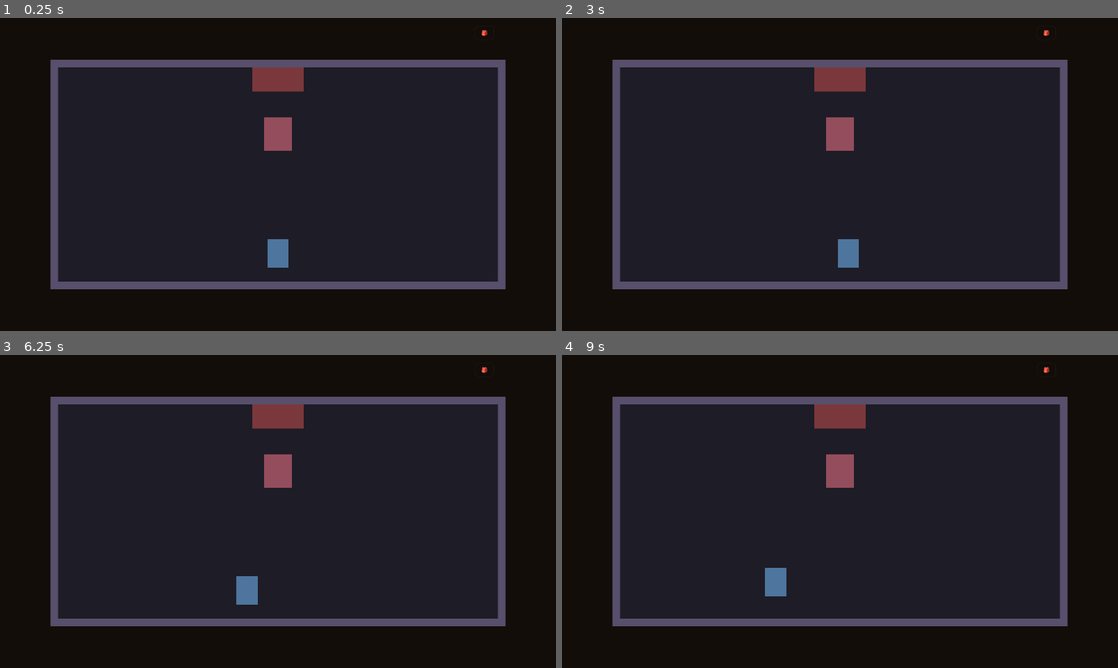
Above: before the commit, frames 1-4 (two rows, left to right).
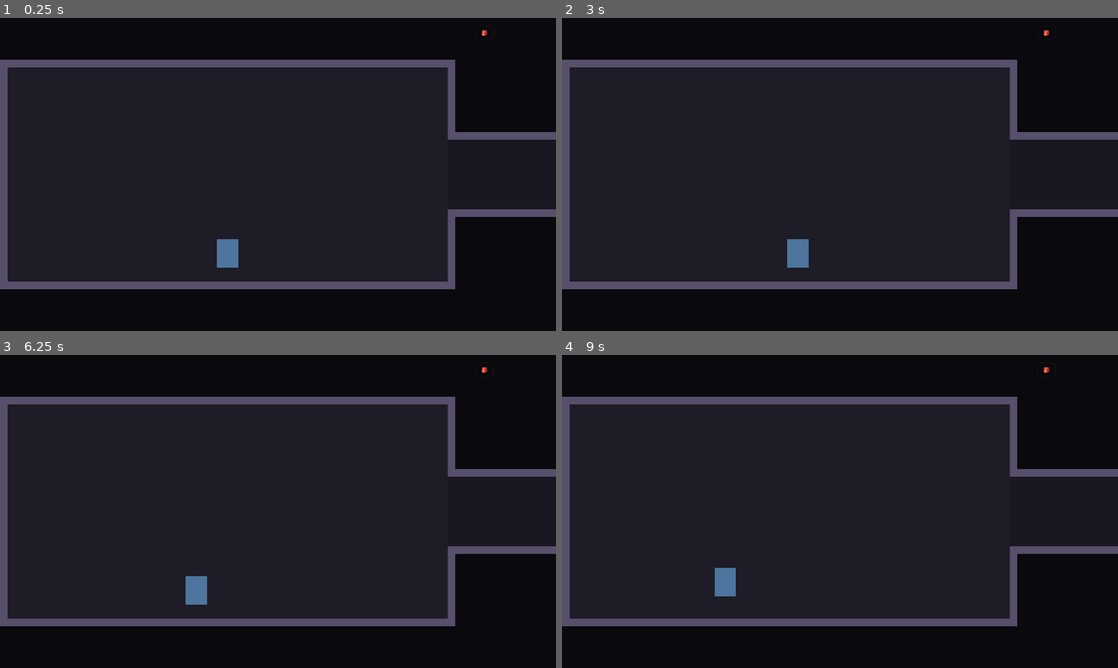
Above: after the commit, the same moments.

Repository: mikechin/Nice
Game: Godot game, scene res://scenes/screens/crawl_room.tscn
Two runs of this game, one before a commit and one after it. Both use one fixed random seed, a clock stepped at 60 frames per second and the inputs below. This scene is started directly instead of the project's main scene.
Inputs (mouse positions are in pixels of both pictures, inside the frame that each line leads up to):
- Up to frame 1 (0.25 s): no input
- Up to frame 2 (3 s): click "🎒 Bag (B)" at 0.5 s; click "Done" at 1.25 s; tap Enter (ui_accept) at 2, 2.27 s; move the mouse to (962, 158) at 2.02 s; hold Right (ui_right) 2.03-2.75 s; tap B at 2.1 s; click (962, 158) at 2.17 s; click "Done" at 2.75 s
- Up to frame 3 (6.25 s): tap Enter (ui_accept) at 3.5, 4.25, 6.02 s; drag from (166, 527) to (278, 417) at 3.52 s; move the mouse to (333, 442) at 4.27 s; hold Right (ui_right) 4.28-5 s; tap B at 4.35, 5.85 s; tap A at 5, 5.75 s; drag from (250, 574) to (278, 470) at 5.02 s; move the mouse to (444, 558) at 5.77 s; hold Left (ui_left) from 5.78 s (still down)
- Up to frame 4 (9 s): release Left (ui_left) at 6.5 s; drag from (673, 464) to (756, 433) at 6.52 s; tap Enter (ui_accept) at 7.25 s; move the mouse to (867, 511) at 7.27 s; hold Down (ui_down) 7.28-8 s; tap B at 7.35, 8.85 s; click (867, 511) at 7.42 s; drag from (756, 433) to (728, 527) at 8.02 s; move the mouse to (962, 495) at 8.77 s; hold Up (ui_up) from 8.78 s (still down)

The runs differ from the first frame. In frame 1, 12% of the frame differs, in the area x 0-100%, y 13-87%; in frame 2, 12%; in frame 3, 12%; in frame 4, 12%.

Commit message:
Expand the crawl into two rooms with a scrolling camera
The crawl was a single room that fit the 1920×1080 frame. Now it's a start
room → corridor → far room laid out ~3.5k px wide, so crossing end to end
scrolls the view.

- world_wall_rects(): a pure helper that boxes both rooms but leaves the
  corridor mouth open at mid-height (and caps the corridor top/bottom so you
  can't leak out of the passage).
- The extraction door + Warden move to the far room, so a full run means
  crossing the whole world — which also racks up more random encounters (and
  thus more loot) on the way.
- A hero-parented Camera2D with smoothing and world-bounded limit_* follows
  the hero and never scrolls past the walls. The world is shorter than the
  viewport vertically, so it's effectively a horizontal scroll; a dark backdrop
  plate fills the area revealed above/below the rooms.

Tests: world wider than the viewport, world_wall_rects boxes both rooms (12
walls), the corridor mouth connects them, the camera tracks the hero with world
limits, and the exit + warden live in the far room. Full suite 667/667 green.

Co-Authored-By: Claude Opus 4.8 <noreply@anthropic.com>

Diff:
--- a/godot-project/src/crawl/crawl_room.gd
+++ b/godot-project/src/crawl/crawl_room.gd
@@ -1,30 +1,43 @@
 ## CrawlRoom — the spatial dungeon-crawl screen (Phase 3, crawler pivot 2026-06-03).
 ##
-## ALttP-style top-down room you walk around in (FFVI for the battles):
-##   - Walk the room (arrow keys / d-pad), fenced by wall collision.
+## ALttP-style top-down space you walk around in (FFVI for the battles):
+##   - Two rooms joined by a corridor — a start room and a far room — laid out
+##     wider than the 1920×1080 frame, so a hero-following Camera2D scrolls the
+##     view as you cross. Walls fence the rooms; the corridor mouth is the only
+##     way between them.
 ##   - Every step accrues toward a randomized threshold → a **random encounter**:
 ##     the screen swaps to the existing ATB battle, whose victory banner is the
 ##     "spoils", then returns here (the hero restored where they stood).
-##   - A **Warden** guards the **extraction door** (contact-based): walk into it
-##     and press Enter to choose the fight. Beating it opens the door.
+##   - The far room holds the **extraction door**, guarded by a **Warden**
+##     (contact-based): walk into it and press Enter to choose the fight. Beating
+##     it opens the door.
 ##   - Walk into the open door → extract (bank the haul) → results.
 ##
 ## Combat + the M3 economy are reused unchanged — this screen only owns moving
 ## through space and deciding which fight to launch. State that must survive the
 ## crawl→battle→crawl scene swaps lives on RunState (run = HP/haul/economy,
-## CrawlState = hero position + warden status). Built in code; Node2D world; the
-## single room fits the 1920×1080 frame, so no camera yet. Input via the built-in
-## ui_* actions (keyboard + gamepad), so it's already control-scheme-agnostic.
+## CrawlState = hero position + warden status). Built in code; Node2D world.
+## Input via the built-in ui_* actions (keyboard + gamepad), so it's already
+## control-scheme-agnostic.
 class_name CrawlRoom
 extends Node2D
 
 const HERO_SPEED := 430.0
 const HERO_SIZE := Vector2(74, 98)              # ~half the combat hero box (placeholder)
 const HERO_COLOR := Color(0.30, 0.46, 0.62)
+# The world is two rooms wide. ROOM_RECT is the start room (hero spawns here);
+# ROOM_B is the far room holding the exit + warden; CORRIDOR bridges the gap
+# between them. The whole span (~3.5k px) is far wider than the 1920 viewport, so
+# the camera scrolls as you walk end to end.
 const ROOM_RECT := Rect2(200, 170, 1520, 740)
+const ROOM_B := Rect2(2120, 170, 1520, 740)
+const CORRIDOR := Rect2(1720, 420, 400, 240)
 const WALL_THICK := 26.0
 const FLOOR_COLOR := Color(0.12, 0.11, 0.15)
+const CORRIDOR_COLOR := Color(0.10, 0.09, 0.13)   # a shade dimmer — reads as a passage
+const VOID_COLOR := Color(0.04, 0.038, 0.055)     # backdrop beyond the rooms
 const WALL_COLOR := Color(0.34, 0.31, 0.42)
+const CAMERA_SMOOTH_SPEED := 7.0
 
 # Pixels of movement between random encounters (rolled per interval).
 const ENCOUNTER_MIN_DIST := 750.0
@@ -38,6 +51,7 @@
 
 var _cs: CrawlState
 var _hero: CharacterBody2D
+var _camera: Camera2D
 var _warden: Area2D
 var _door: Area2D
 var _status: Label
@@ -69,12 +83,14 @@
 	_rng = RandomNumberGenerator.new()
 	_rng.randomize()
 
+	_build_backdrop()
 	_build_floor()
 	_build_walls()
 	_build_door()
 	if not _cs.warden_defeated:
 		_build_warden()
 	_build_hero()
+	_build_camera()
 	_build_hud()
 	_build_bag()
 	_roll_next_encounter()
@@ -186,16 +202,35 @@
 
 # -- build -------------------------------------------------------------------
 
+## A large dark plate behind everything so the area the camera reveals beyond the
+## rooms (the world is shorter than the viewport vertically) reads as void, not a
+## rendering gap.
+func _build_backdrop() -> void:
+	var top_left := Vector2(ROOM_RECT.position.x - WALL_THICK, ROOM_RECT.position.y - WALL_THICK) - Vector2(900, 900)
+	var bottom_right := Vector2(ROOM_B.end.x + WALL_THICK, ROOM_B.end.y + WALL_THICK) + Vector2(900, 900)
+	var bd := ColorRect.new()
+	bd.color = VOID_COLOR
+	bd.position = top_left
+	bd.size = bottom_right - top_left
+	add_child(bd)
+
+
 func _build_floor() -> void:
-	var floor_rect := ColorRect.new()
-	floor_rect.color = FLOOR_COLOR
-	floor_rect.position = ROOM_RECT.position
-	floor_rect.size = ROOM_RECT.size
-	add_child(floor_rect)
+	_add_floor(ROOM_RECT, FLOOR_COLOR)
+	_add_floor(CORRIDOR, CORRIDOR_COLOR)
+	_add_floor(ROOM_B, FLOOR_COLOR)
+
+
+func _add_floor(rect: Rect2, color: Color) -> void:
+	var fr := ColorRect.new()
+	fr.color = color
+	fr.position = rect.position
+	fr.size = rect.size
+	add_child(fr)
 
 
 func _build_walls() -> void:
-	for r in wall_rects(ROOM_RECT, WALL_THICK):
+	for r in world_wall_rects(ROOM_RECT, ROOM_B, CORRIDOR, WALL_THICK):
 		_add_wall(r)
 
 
@@ -217,8 +252,9 @@
 
 func _build_door() -> void:
 	_door = Area2D.new()
-	# Just inside the top wall, centered — the hero walks up to it.
-	_door.position = Vector2(ROOM_RECT.position.x + ROOM_RECT.size.x * 0.5, ROOM_RECT.position.y + DOOR_SIZE.y * 0.5)
+	# Just inside the far room's top wall, centered — the hero crosses the whole
+	# world and walks up to it.
+	_door.position = Vector2(ROOM_B.position.x + ROOM_B.size.x * 0.5, ROOM_B.position.y + DOOR_SIZE.y * 0.5)
 	var shape := CollisionShape2D.new()
 	var rs := RectangleShape2D.new()
 	rs.size = DOOR_SIZE
@@ -240,7 +276,7 @@
 
 func _build_warden() -> void:
 	_warden = Area2D.new()
-	_warden.position = Vector2(ROOM_RECT.position.x + ROOM_RECT.size.x * 0.5, ROOM_RECT.position.y + 230)
+	_warden.position = Vector2(ROOM_B.position.x + ROOM_B.size.x * 0.5, ROOM_B.position.y + 230)
 	var shape := CollisionShape2D.new()
 	var rs := RectangleShape2D.new()
 	rs.size = WARDEN_SIZE
@@ -278,6 +314,22 @@
 	add_child(_hero)
 
 
+## A Camera2D parented to the hero so the view tracks them, smoothed for a soft
+## follow and limited to the world bounds so it never scrolls past the walls.
+## (The world is shorter than the viewport vertically, so it effectively scrolls
+## horizontally as you cross from the start room to the far room.)
+func _build_camera() -> void:
+	_camera = Camera2D.new()
+	_camera.position_smoothing_enabled = true
+	_camera.position_smoothing_speed = CAMERA_SMOOTH_SPEED
+	_camera.limit_left = int(ROOM_RECT.position.x - WALL_THICK)
+	_camera.limit_top = int(ROOM_RECT.position.y - WALL_THICK)
+	_camera.limit_right = int(ROOM_B.end.x + WALL_THICK)
+	_camera.limit_bottom = int(ROOM_B.end.y + WALL_THICK)
+	_hero.add_child(_camera)
+	_camera.make_current()
+
+
 func _build_hud() -> void:
 	var layer := CanvasLayer.new()
 	add_child(layer)
@@ -354,3 +406,29 @@
 ## The hero's spawn — bottom-center of the room, as if walking in from a door.
 static func spawn_point(room: Rect2, hero_size: Vector2) -> Vector2:
 	return Vector2(room.position.x + room.size.x * 0.5, room.end.y - hero_size.y)
+
+
+## Walls fencing the two-room world. `left` and `right` are the rooms (same
+## y-band); `corridor` bridges left.end.x → right.position.x. Each room is fully
+## boxed except where its facing wall opens onto the corridor mouth, and the
+## corridor itself is capped top and bottom so you can't leak out of the passage.
+## Pure for tests.
+static func world_wall_rects(left: Rect2, right: Rect2, corridor: Rect2, thickness: float) -> Array[Rect2]:
+	var t := thickness
+	var walls: Array[Rect2] = []
+	# Left room: full top / bottom / left; right wall split around the mouth.
+	walls.append(Rect2(left.position.x - t, left.position.y - t, left.size.x + t * 2.0, t))        # top
+	walls.append(Rect2(left.position.x - t, left.end.y, left.size.x + t * 2.0, t))                 # bottom
+	walls.append(Rect2(left.position.x - t, left.position.y, t, left.size.y))                      # left
+	walls.append(Rect2(left.end.x, left.position.y, t, corridor.position.y - left.position.y))     # right, above mouth
+	walls.append(Rect2(left.end.x, corridor.end.y, t, left.end.y - corridor.end.y))                # right, below mouth
+	# Corridor: capped top and bottom.
+	walls.append(Rect2(corridor.position.x, corridor.position.y - t, corridor.size.x, t))          # corridor top
+	walls.append(Rect2(corridor.position.x, corridor.end.y, corridor.size.x, t))                   # corridor bottom
+	# Right room: full top / bottom / right; left wall split around the mouth.
+	walls.append(Rect2(right.position.x - t, right.position.y - t, right.size.x + t * 2.0, t))      # top
+	walls.append(Rect2(right.position.x - t, right.end.y, right.size.x + t * 2.0, t))               # bottom
+	walls.append(Rect2(right.end.x, right.position.y, t, right.size.y))                             # right
+	walls.append(Rect2(right.position.x - t, right.position.y, t, corridor.position.y - right.position.y))  # left, above mouth
+	walls.append(Rect2(right.position.x - t, corridor.end.y, t, right.end.y - corridor.end.y))      # left, below mouth
+	return walls
--- a/godot-project/tests/crawl/test_crawl_room.gd
+++ b/godot-project/tests/crawl/test_crawl_room.gd
@@ -32,6 +32,34 @@
 func test_spawn_point_is_inside_the_room() -> void:
 	var room := Rect2(100, 100, 400, 300)
 	assert_bool(room.has_point(CrawlRoom.spawn_point(room, Vector2(40, 50)))).is_true()
+
+
+func _in_any_wall(walls: Array, p: Vector2) -> bool:
+	for w in walls:
+		if w.has_point(p):
+			return true
+	return false
+
+
+func test_world_is_wider_than_the_viewport() -> void:
+	# End-to-end is meant to need scrolling: the world spans well past 1920px.
+	assert_float(CrawlRoom.ROOM_B.end.x - CrawlRoom.ROOM_RECT.position.x).is_greater(1920.0)
+
+
+func test_world_wall_rects_box_two_rooms_and_a_corridor() -> void:
+	var walls := CrawlRoom.world_wall_rects(CrawlRoom.ROOM_RECT, CrawlRoom.ROOM_B, CrawlRoom.CORRIDOR, CrawlRoom.WALL_THICK)
+	assert_int(walls.size()).is_equal(12)
+	# A real wall is solid: the start room's left edge blocks.
+	assert_bool(_in_any_wall(walls, Vector2(CrawlRoom.ROOM_RECT.position.x - CrawlRoom.WALL_THICK * 0.5, 540.0))).is_true()
+
+
+func test_corridor_mouth_connects_the_two_rooms() -> void:
+	var walls := CrawlRoom.world_wall_rects(CrawlRoom.ROOM_RECT, CrawlRoom.ROOM_B, CrawlRoom.CORRIDOR, CrawlRoom.WALL_THICK)
+	# A straight line at the corridor's mid-height from the start room into the far
+	# room crosses no wall — the passage is genuinely open both ends.
+	var mid_y := CrawlRoom.CORRIDOR.position.y + CrawlRoom.CORRIDOR.size.y * 0.5
+	for x in [1700.0, CrawlRoom.ROOM_RECT.end.x, 1920.0, CrawlRoom.CORRIDOR.end.x, 2140.0]:
+		assert_bool(_in_any_wall(walls, Vector2(x, mid_y))).is_false()
 
 
 func test_scene_builds_hero_inside_room() -> void:
@@ -93,6 +121,25 @@
 	assert_bool(room._bag.is_open()).is_true()
 
 
+func test_camera_follows_hero_and_is_world_limited() -> void:
+	RunState.begin_run()
+	var room: CrawlRoom = auto_free(CrawlRoom.new())
+	add_child(room)
+	assert_object(room._camera).is_not_null()
+	assert_object(room._camera.get_parent()).is_same(room._hero)   # tracks the hero
+	assert_int(room._camera.limit_left).is_equal(int(CrawlRoom.ROOM_RECT.position.x - CrawlRoom.WALL_THICK))
+	assert_int(room._camera.limit_right).is_equal(int(CrawlRoom.ROOM_B.end.x + CrawlRoom.WALL_THICK))
+
+
+func test_exit_and_warden_live_in_the_far_room() -> void:
+	RunState.begin_run()
+	RunState.crawl.warden_defeated = false
+	var room: CrawlRoom = auto_free(CrawlRoom.new())
+	add_child(room)
+	assert_bool(CrawlRoom.ROOM_B.has_point(room._door.position)).is_true()
+	assert_bool(CrawlRoom.ROOM_B.has_point(room._warden.position)).is_true()
+
+
 func test_hero_restored_to_saved_position() -> void:
 	RunState.begin_run()
 	RunState.crawl.save_hero(Vector2(640, 600))
